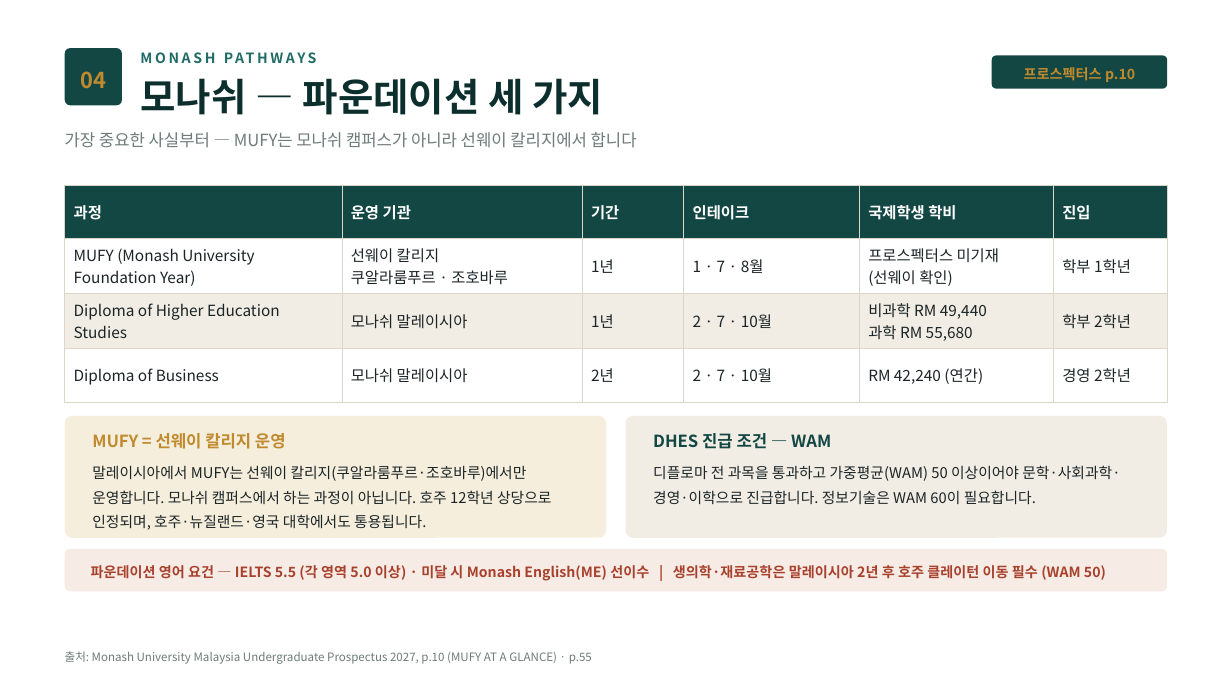
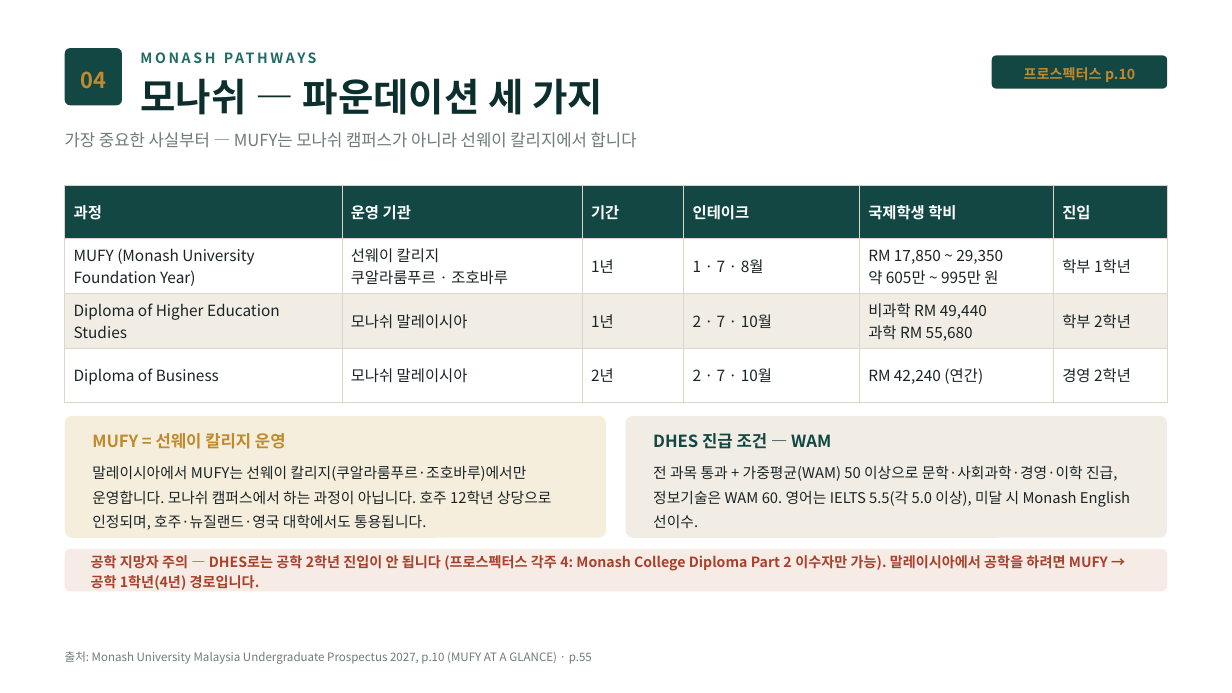
Before and after one commit to ChampionJohan/Johan, a slide deck: slide 5 of design/malaysia-study-live/말레이시아유학_2편_해외직영캠퍼스.pptx. Drawn at 1232x693 pixels with LibreOffice and Linux fonts; fonts in the diff are those of the drawing. Boxes give left, top, right and bottom in pixels: in the first picture for what was removed or moved away, otherwise in the second. Text is boxed around its words. In the diff, an @@ line names an element or a change of style, - is before the commit and + after.

```diff
--- a/design/malaysia-study-live/말레이시아유학_2편_해외직영캠퍼스.pptx
+++ b/design/malaysia-study-live/말레이시아유학_2편_해외직영캠퍼스.pptx
@@ table at (65,185,1167,389) @@
-row 2, column 5: 프로스펙터스 미기재 / (선웨이 확인)
+row 2, column 5: RM 17,850 ~ 29,350 / 약 605만 ~ 995만 원
@@ text at (653,465,1130,528): text changed @@
-디플로마 전 과목을 통과하고 가중평균(WAM) 50 이상이어야 문학·사회과학·경영·이학으로 진급합니다. 정보기술은 WAM 60이 필요합니다.
+전 과목 통과 + 가중평균(WAM) 50 이상으로 문학·사회과학·경영·이학 진급, 정보기술은 WAM 60. 영어는 IELTS 5.5(각 5.0 이상), 미달 시 Monash English 선이수.
@@ text at (91,555,1108,590): text changed @@
-파운데이션 영어 요건 — IELTS 5.5 (각 영역 5.0 이상) · 미달 시 Monash English(ME) 선이수 | 생의학·재료공학은 말레이시아 2년 후 호주 클레이턴 이동 필수 (WAM 50)
+공학 지망자 주의 — DHES로는 공학 2학년 진입이 안 됩니다 (프로스펙터스 각주 4: Monash College Diploma Part 2 이수자만 가능). 말레이시아에서 공학을 하려면 MUFY → 공학 1학년(4년) 경로입니다.
```
Also in this commit, not shown: 4 other slides changed, 2 other files.
